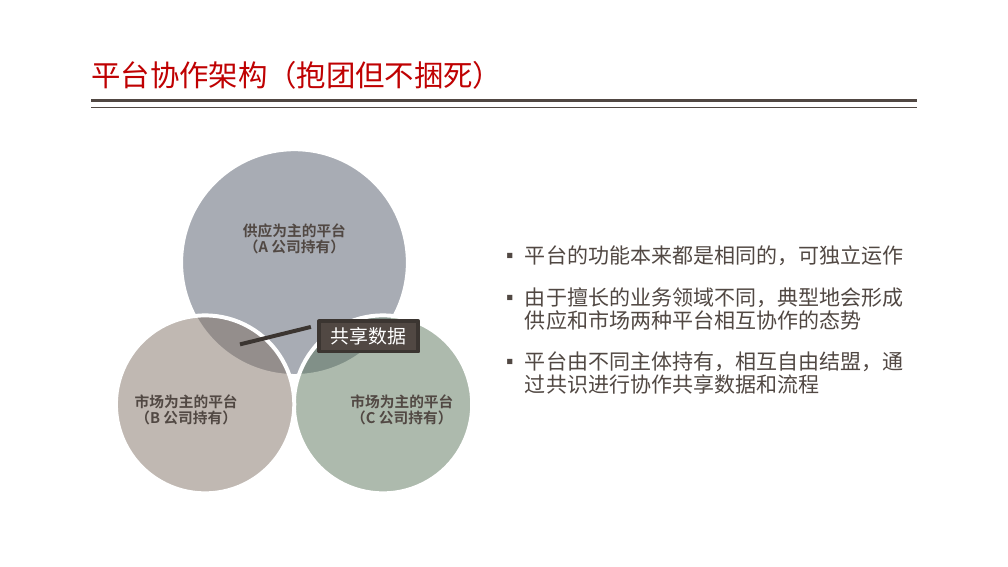
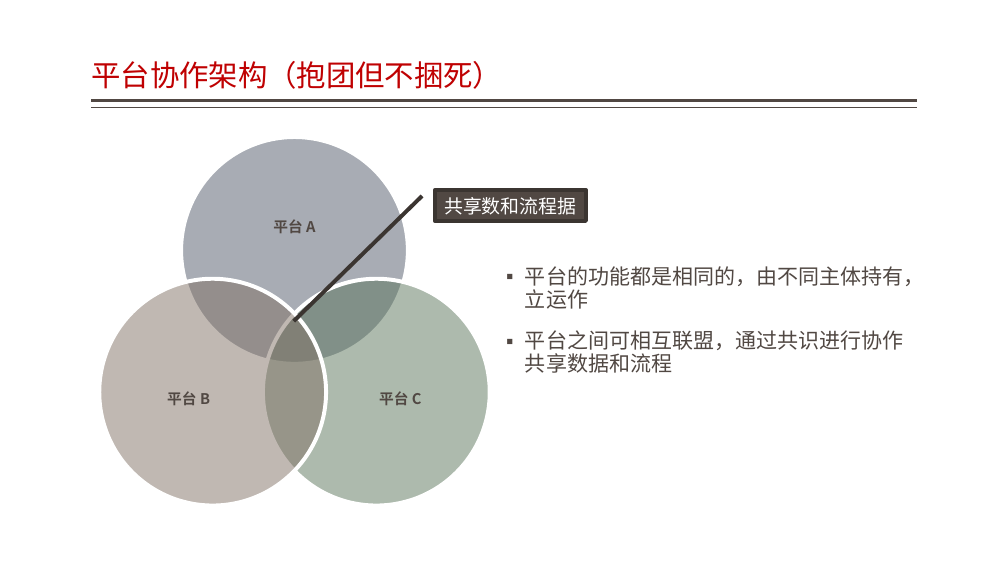
Before and after one commit to jzgi/chainsmart, a slide deck: slide 6 of Docs/振兴设计概要.pptx. Drawn at 1008x567 pixels with LibreOffice and Linux fonts; fonts in the diff are those of the drawing. Boxes give left, top, right and bottom in pixels: in the first picture for what was removed or moved away, otherwise in the second. Text is boxed around its words. In the diff, an @@ line names an element or a change of style, - is before the commit and + after.

```diff
--- a/Docs/振兴设计概要.pptx
+++ b/Docs/振兴设计概要.pptx
@@ ellipse: place and size @@
-ellipse at bbox=[181, 149, 408, 376]
+ellipse at bbox=[181, 137, 408, 364]
@@ border callout "共享数和流程据": place and size @@
-border callout "共享数和流程据" at bbox=[319, 321, 418, 352]
+border callout "共享数和流程据" at bbox=[435, 191, 586, 222]
@@ border callout "共享数和流程据" at bbox=[435, 191, 586, 222]: proportions changed @@
@@ text in border callout at bbox=[444, 197, 576, 215]: text changed @@
-共享数据
+共享数和流程据
@@ text at bbox=[273, 219, 315, 233]: text changed @@
-供应为主的平台
-（A 公司持有）
+平台 A
@@ text at bbox=[525, 266, 925, 373]: text changed @@
-▪ 平台的功能本来都是相同的，可独立运作
-▪ 由于擅长的业务领域不同，典型地会形成供应和市场两种平台相互协作的态势
-▪ 平台由不同主体持有，相互自由结盟，通过共识进行协作共享数据和流程
+▪ 平台的功能都是相同的，由不同主体持有，立运作
+▪ 平台之间可相互联盟，通过共识进行协作共享数据和流程
@@ ellipse: place and size @@
-ellipse at bbox=[116, 315, 294, 493]
+ellipse at bbox=[99, 279, 326, 506]
@@ ellipse: place and size @@
-ellipse at bbox=[294, 315, 473, 493]
+ellipse at bbox=[263, 279, 490, 506]
@@ text at bbox=[167, 391, 210, 405]: text changed @@
-市场为主的平台（B 公司持有）
+平台 B
@@ text at bbox=[379, 391, 422, 405]: text changed @@
-市场为主的平台（C 公司持有）
+平台 C
```
Also in this commit, not shown: 4 other slides changed, 50 other files.
